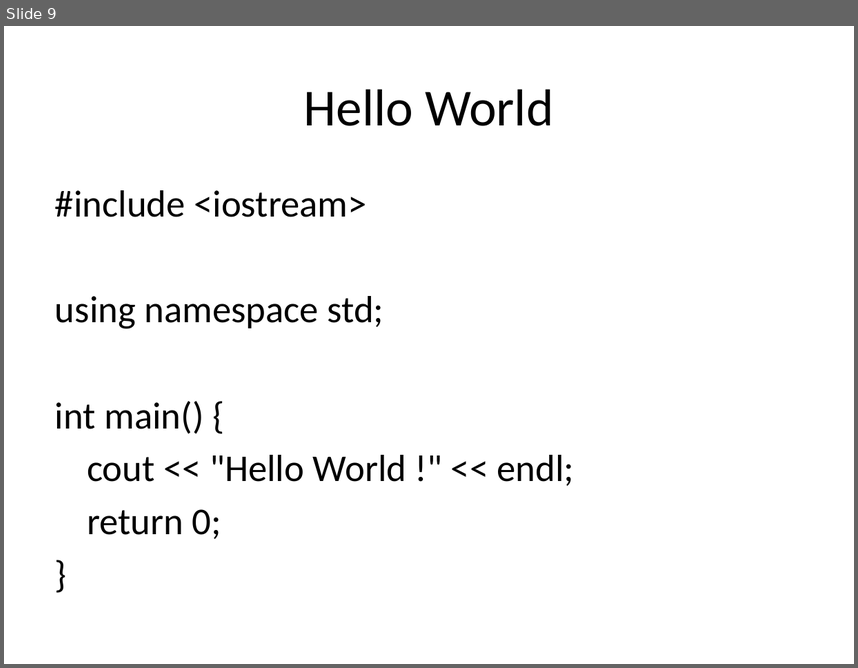
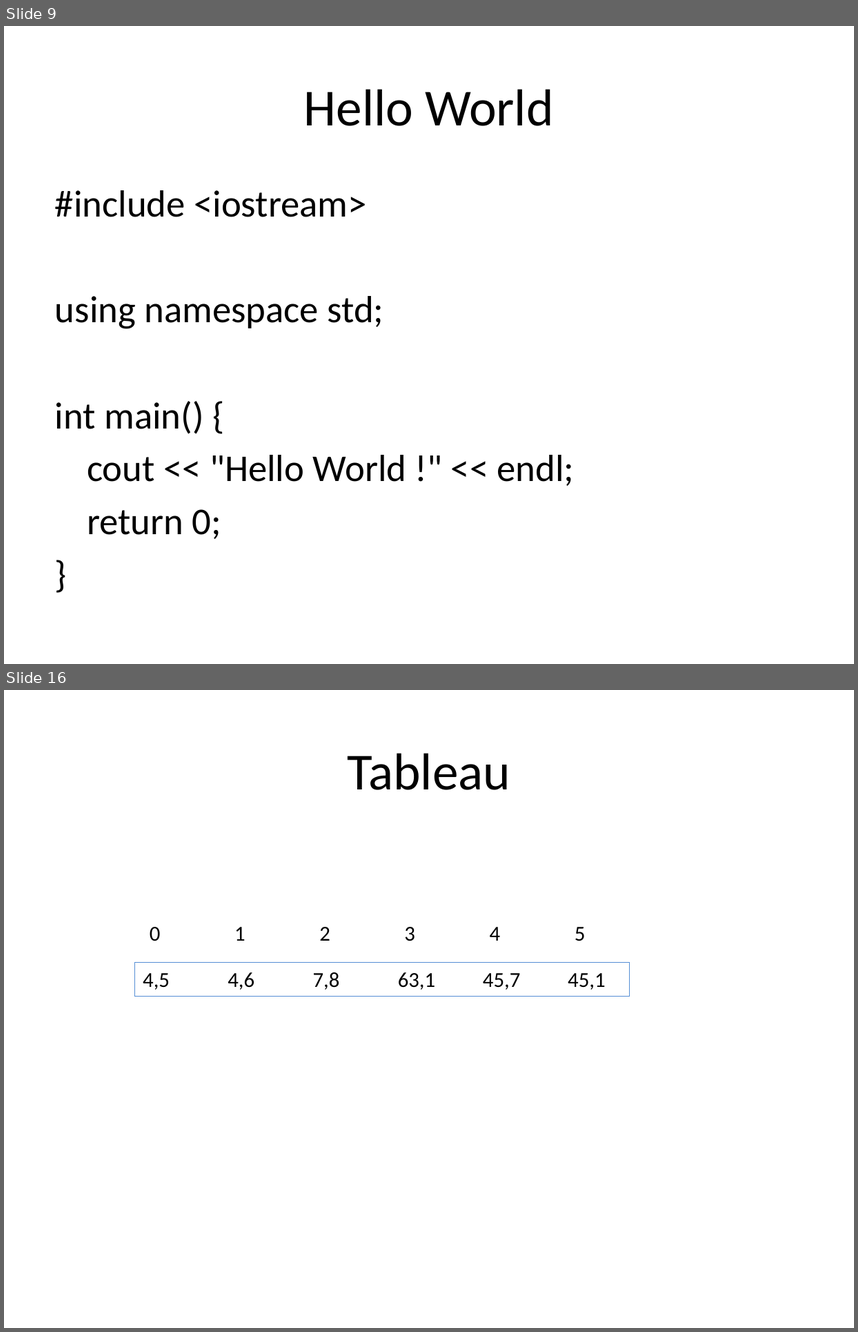
Before and after one commit to matthcol/CPP2019_07, a slide deck: CPP.pptx. Shown one above the other, each under a label of ours: slide 9 before the commit, slides 9 and 16 after it; the slides between them are not shown. The pictures are 858x668 and 858x1332 pixels, drawn with LibreOffice and Linux fonts; fonts in the diff are those of the drawing. Boxes give left, top, right and bottom in pixels: in the first picture for what was removed or moved away, otherwise in the second. Text is boxed around its words. In the diff, an @@ line names an element or a change of style, - is before the commit and + after.

```diff
--- a/CPP.pptx
+++ b/CPP.pptx
@@ slide 16 added at (4, 690, 854, 1328), background #FFFFFF @@
@@ title added at (348, 753, 511, 790), 44 pt, text #000000 @@
+Tableau
@@ text added at (150, 927, 586, 941), 18 pt, text #000000 @@
+0 1 2 3 4 5
@@ rectangle added at (135, 962, 631, 996), outline #558ED5 0.75 pt, 18 pt, text #000000 @@
+4,5 4,6 7,8 63,1 45,7 45,1
```
Also in this commit, not shown: 1 slide changed, 11 other slides added.
